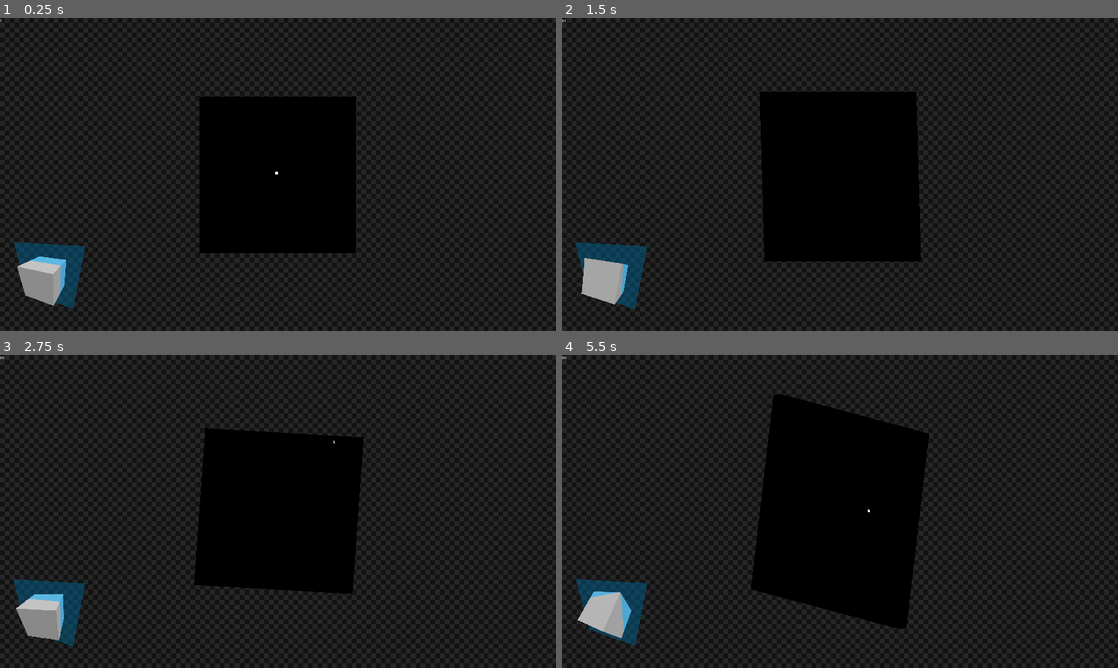
Above: before the commit, frames 1-4 (two rows, left to right).
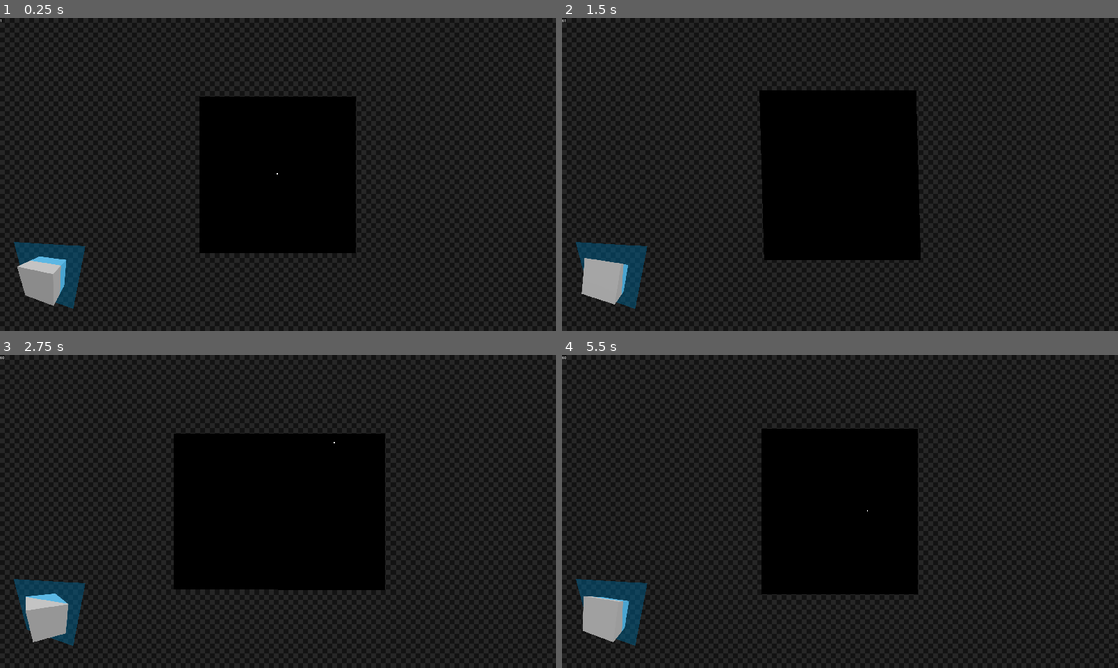
Above: after the commit, the same moments.

Repository: Z53-INCOMING/krita-3d
Game: Godot game, scene res://program.tscn
Same seed, same stepped clock (60 frames per second), same inputs: the game is played once before the commit and once after it.
Inputs (mouse positions are in pixels of both pictures, inside the frame that each line leads up to):
- Up to frame 1 (0.25 s): no input
- Up to frame 2 (1.5 s): tap Enter at 0.5 s; move the mouse to (962, 158) at 0.52 s; hold D (rotate right) 0.53-1.28 s; tap Mouse wheel down (scroll_down) at 0.6 s; tap Mouse wheel up (scroll_up) at 0.8, 1.35 s; move the mouse to (728, 190) at 1.27 s; hold S (rotate down) from 1.28 s (still down)
- Up to frame 3 (2.75 s): tap X (x axis, bound only after the commit) at 1.55, 2.1 s; move the mouse to (333, 442) at 2.02 s; release S (rotate down) at 2.03 s; hold D (rotate right) from 2.03 s (still down); tap Y (y axis, bound only after the commit) at 2.3 s
- Up to frame 4 (5.5 s): move the mouse to (812, 574) at 2.77 s; release D (rotate right) at 2.78 s; hold W (rotate up) 2.78-3.53 s; tap Y (y axis, bound only after the commit) at 2.85 s; tap Z (z axis, bound only after the commit) at 3.05, 3.6 s; move the mouse to (1006, 558) at 3.52 s; hold A (rotate left) 3.53-5.03 s; tap Mouse wheel down (scroll_down) at 3.8, 5.1 s; move the mouse to (673, 464) at 4.27 s; click (673, 464) at 4.35 s; tap Mouse wheel up (scroll_up) at 4.55 s; move the mouse to (867, 511) at 5.02 s; hold S (rotate down) from 5.03 s (still down); tap X (x axis, bound only after the commit) at 5.3 s

The runs differ from the first frame. In frame 1, less than 0.1% of the frame differs, in the area x 49-50%, y 49-50%; in frame 2, 0.2%; in frame 3, 2.9%, in the area x 2-70%, y 23-94%; in frame 4, 2.3%.

Commit message:
axis hotkeys

Diff:
--- a/program.gd
+++ b/program.gd
@@ -16,14 +16,15 @@
 
 var image: Image
 
-var image_size := 64
+# Max is 128
+var image_size := 128
 
 var old_integer_mouse_coord: Vector2i
 
 var brush_color := Color.WHITE
 
 func _ready():
-	image = Image.create(image_size, image_size * image_size, false, Image.FORMAT_RGBA8)
+	image = Image.create_empty(image_size, image_size * image_size, false, Image.FORMAT_RGBA8)
 	image.fill(Color.BLACK)
 	update_image()
 	screen.material.set_shader_parameter("z_width", image_size)
@@ -39,6 +40,14 @@
 		matrix = Basis.from_euler(Vector3(delta, 0.0, 0.0) * 2.0) * matrix
 	if Input.is_action_pressed("rotate down"):
 		matrix = Basis.from_euler(Vector3(-delta, 0.0, 0.0) * 2.0) * matrix
+
+	if Input.is_action_just_pressed("z axis"):
+		matrix = Basis.IDENTITY
+	if Input.is_action_just_pressed("x axis"):
+		matrix = Basis.from_euler(Vector3(0.0, PI * 0.5, 0.0))
+	if Input.is_action_just_pressed("y axis"):
+		matrix = Basis.from_euler(Vector3(PI * 0.5, 0.0, 0.0))
+
 	screen.material.set_shader_parameter("rotation", matrix)
 	texture_cube.basis = matrix
 
@@ -56,9 +65,9 @@
 	screen.material.set_shader_parameter("mouse_position", mouse_position_3d)
 
 	if Input.is_action_just_released("scroll_down"):
-		z_offset -= 1.0 / 32.0
+		z_offset -= 1.0 / float(image_size)
 	if Input.is_action_just_released("scroll_up"):
-		z_offset += 1.0 / 32.0
+		z_offset += 1.0 / float(image_size)
 	z_offset = clampf(z_offset, 0.0, 0.99)
 	screen.material.set_shader_parameter("z_offset", z_offset)
 	intersection_plane.position.z = z_offset - 0.5
--- a/project.godot
+++ b/project.godot
@@ -59,6 +59,21 @@
 "events": [Object(InputEventKey,"resource_local_to_scene":false,"resource_name":"","device":-1,"window_id":0,"alt_press …(192 unchanged characters)…
 ]
 }
+"x axis"={
+"deadzone": 0.5,
+"events": [Object(InputEventKey,"resource_local_to_scene":false,"resource_name":"","device":-1,"window_id":0,"alt_pressed":false,"shift_pressed":false,"ctrl_pressed":false,"meta_pressed":false,"pressed":false,"keycode":0,"physical_keycode":88,"key_label":0,"unicode":120,"location":0,"echo":false,"script":null)
+]
+}
+"y axis"={
+"deadzone": 0.5,
+"events": [Object(InputEventKey,"resource_local_to_scene":false,"resource_name":"","device":-1,"window_id":0,"alt_pressed":false,"shift_pressed":false,"ctrl_pressed":false,"meta_pressed":false,"pressed":false,"keycode":0,"physical_keycode":89,"key_label":0,"unicode":121,"location":0,"echo":false,"script":null)
+]
+}
+"z axis"={
+"deadzone": 0.5,
+"events": [Object(InputEventKey,"resource_local_to_scene":false,"resource_name":"","device":-1,"window_id":0,"alt_pressed":false,"shift_pressed":false,"ctrl_pressed":false,"meta_pressed":false,"pressed":false,"keycode":0,"physical_keycode":90,"key_label":0,"unicode":122,"location":0,"echo":false,"script":null)
+]
+}
 
 [rendering]
 
